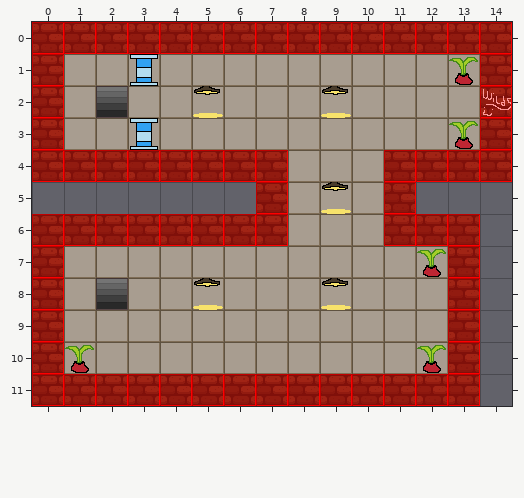
Two versions of a level (Tiled map, content/Content/Maps/test_fps.tmx). The picture above is the old version.
Cells are 32x32 px. Shown: x 0..14, y 0..11.
After:
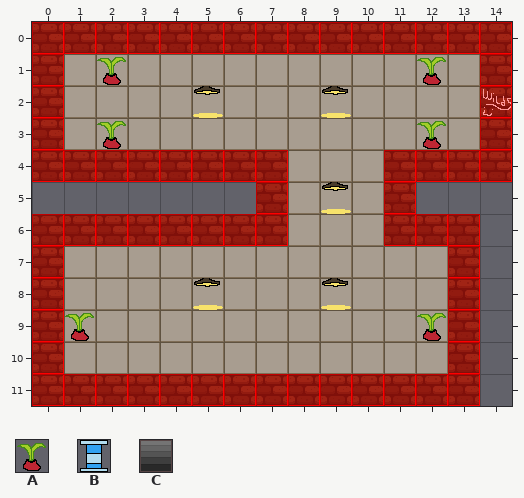
Key: from "props": A 0, B 2, C 3 "Dungeon_Exit".
_ is an empty cell, . an unchanged one.
Objects are placed by their top-left corner, in cells (3,4 is the top-left corner of cell 3,4); size is 1x1 cell unless given.
What changed:
--- layer "props"
@@ x 2..13 @@
- 1 _B........_A
+ 1 A_........A_
@@ x 2..13 @@
- 3 _B........_A
+ 3 A_........A_
@@ x 12..12 @@
- 7 A
+ 7 _
@@ x 1..12 @@
- 9 _.........._
-10 A..........A
+ 9 A..........A
+10 _.........._
--- layer "Objects" (removed)
-C "Dungeon_Exit" at 2,2
-C "Dungeon_Exit" at 2,8
